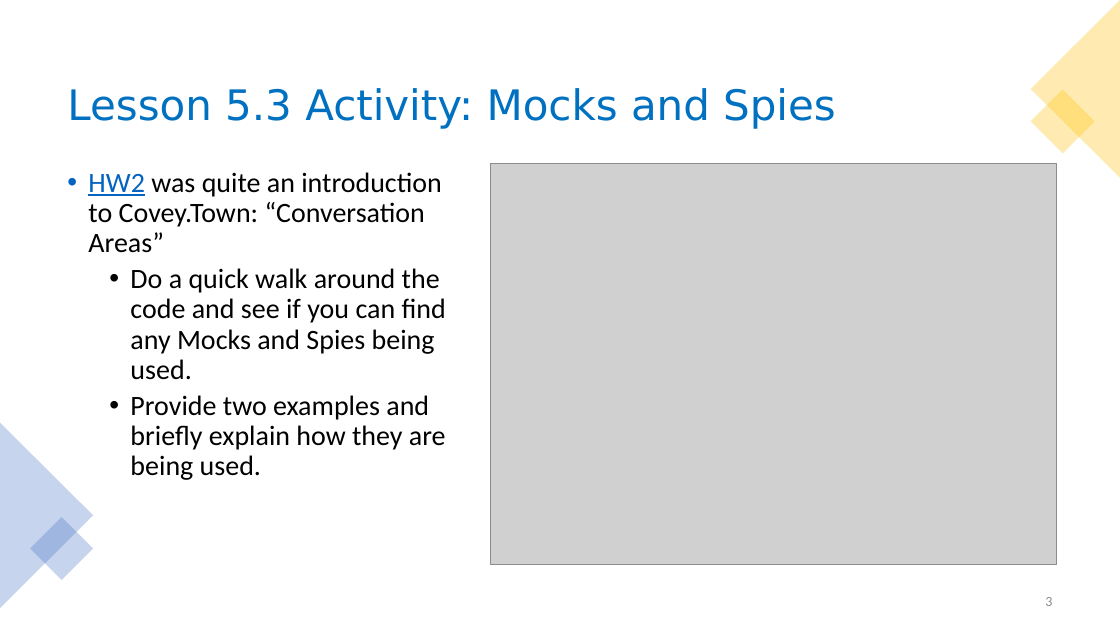
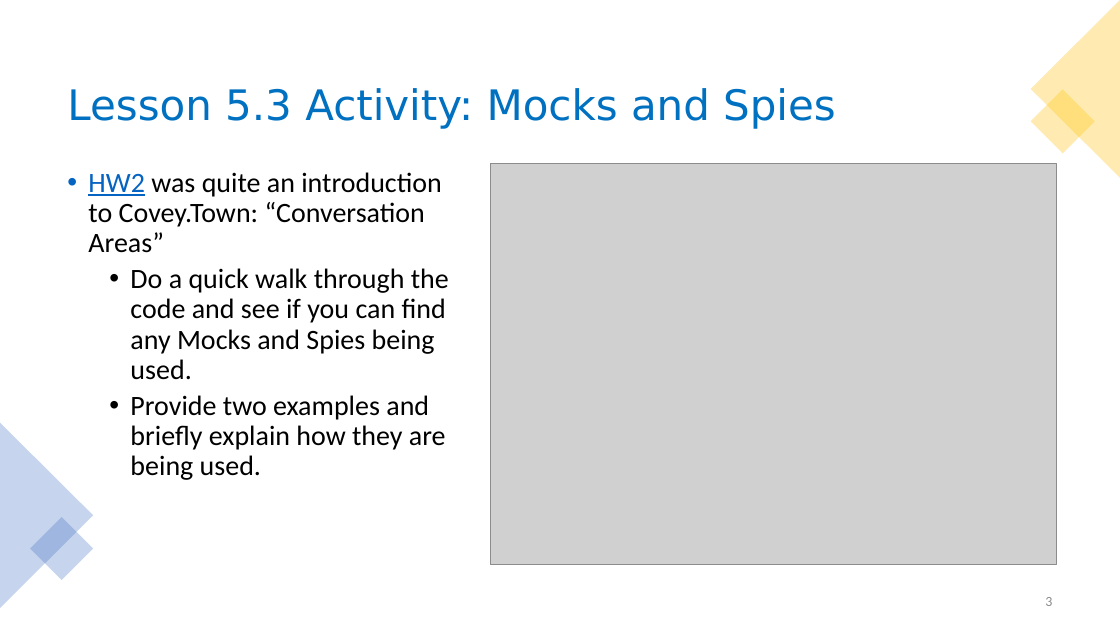
Before and after one commit to neu-se/CS4530-Spring-2022, a slide deck: slide 3 of Slides/Lesson 5 Activities.pptx. Drawn at 1120x630 pixels with LibreOffice and Linux fonts; fonts in the diff are those of the drawing; grey boxes stand for pictures. Boxes give left, top, right and bottom in pixels: in the first picture for what was removed or moved away, otherwise in the second. Text is boxed around its words. In the diff, an @@ line names an element or a change of style, - is before the commit and + after.

Commit message:
updated activties wk5

```diff
--- a/Slides/Lesson 5 Activities.pptx
+++ b/Slides/Lesson 5 Activities.pptx
@@ text at bbox=[130, 268, 449, 380]: text changed @@
-  • Do a quick walk around the code and see if you can find any Mocks and Spies being used.
+  • Do a quick walk through the code and see if you can find any Mocks and Spies being used.
```
